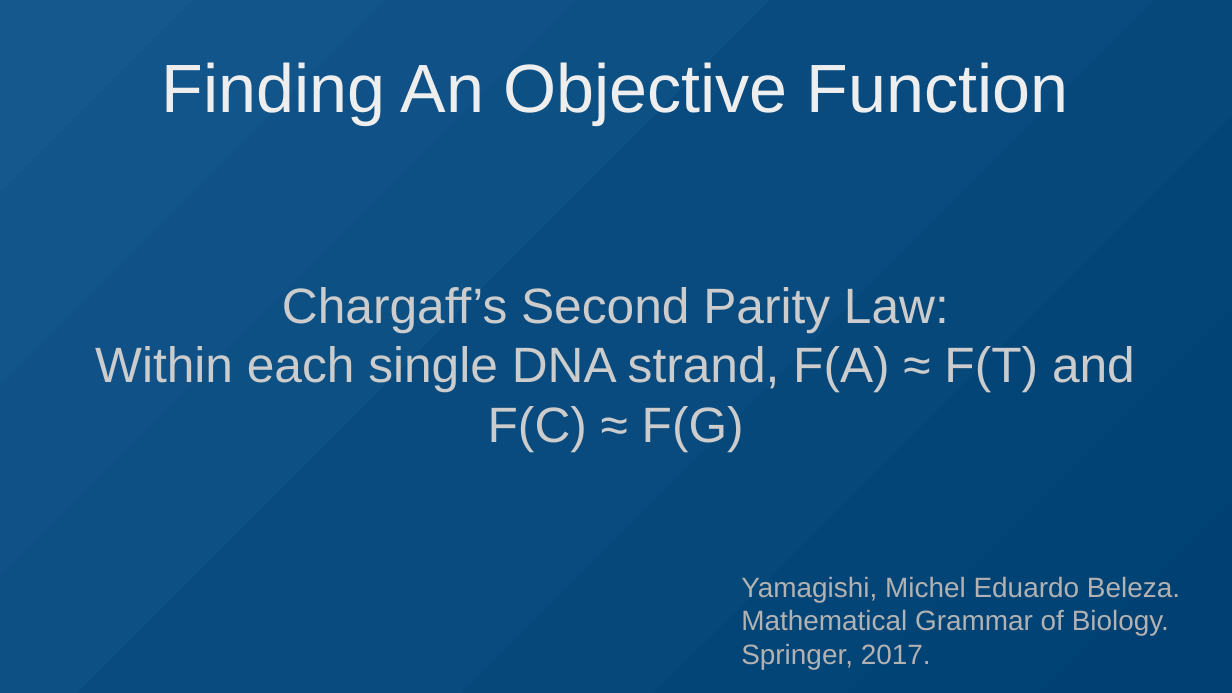
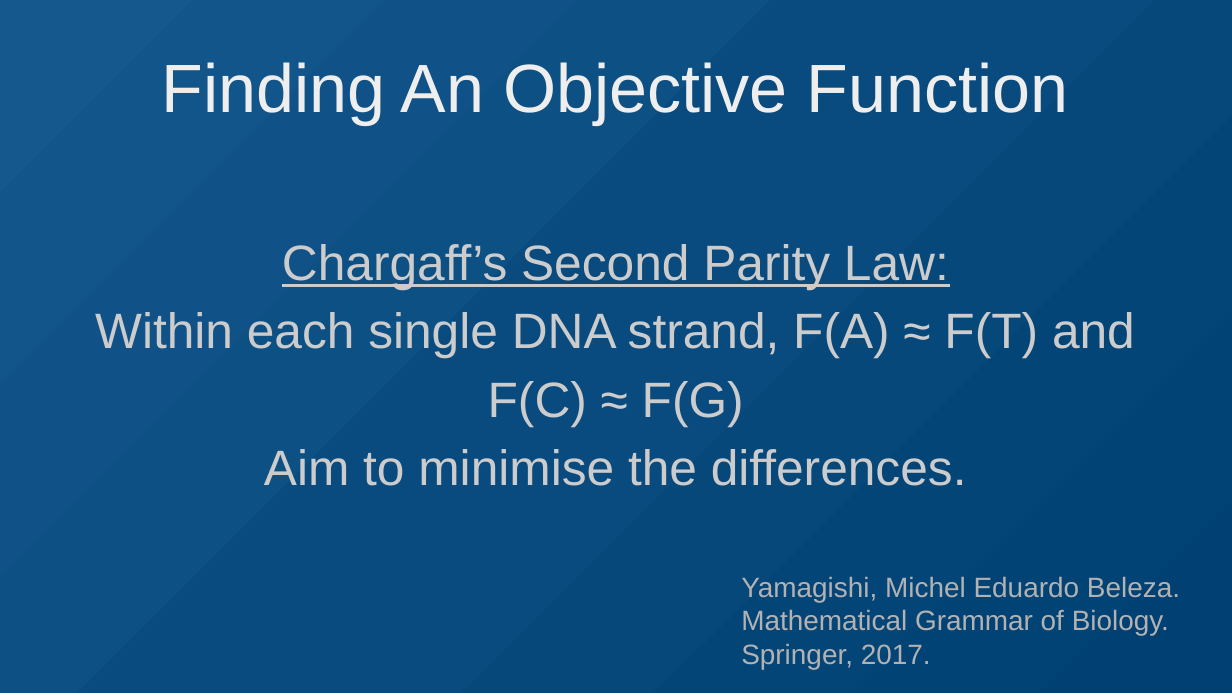
Before and after one commit to who-knows-who/synbio, a slide deck: slide 26 of presentation.odp. Drawn at 1232x693 pixels with LibreOffice and Linux fonts; fonts in the diff are those of the drawing. Boxes give left, top, right and bottom in pixels: in the first picture for what was removed or moved away, otherwise in the second. Text is boxed around its words. In the diff, an @@ line names an element or a change of style, - is before the commit and + after.

```diff
--- a/presentation.odp
+++ b/presentation.odp
@@ subtitle at [95, 244, 1135, 426]: underline on in "Chargaff’s Second Parity Law:"; line spacing 1 to 1.15 @@
@@ subtitle at [264, 449, 967, 486]: paragraph added @@
+Aim to minimise the differences.
```
Also in this commit, not shown: 2 other slides changed, 3 slides added, 13 other files.
